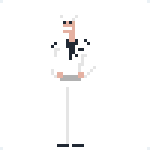
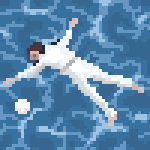
Layered file, before and after one edit (150px x 150px). Changes by layer:
hid group "sailor_standing_01.png" (4 layers) over [0, 0, 150, 150]
added group "sailor_drowned_01.png" with 4 layers above "waterTile_01" over [0, 0, 150, 150]
added layer "Layer 14" in group "sailor_drowned_01.png" over [3, 18, 144, 126]
added layer "Layer 13" in group "sailor_drowned_01.png" over [15, 54, 126, 120]
added layer "Layer 11" in group "sailor_drowned_01.png" over [3, 18, 144, 126]
added layer "waterTile_01" above "Layer 8" over [0, 0, 150, 150]
